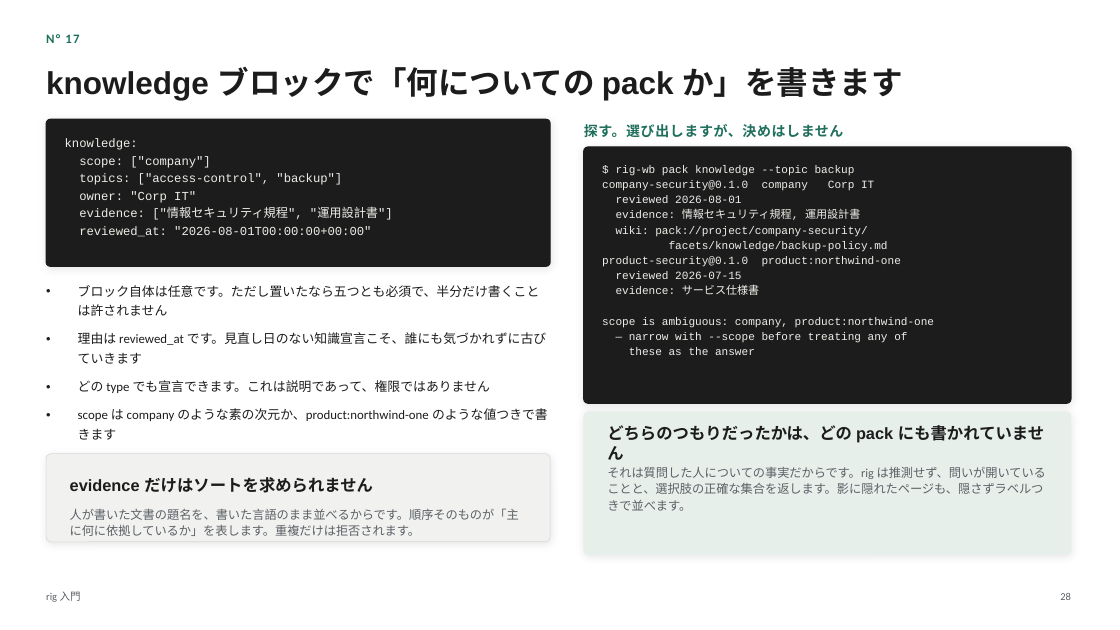
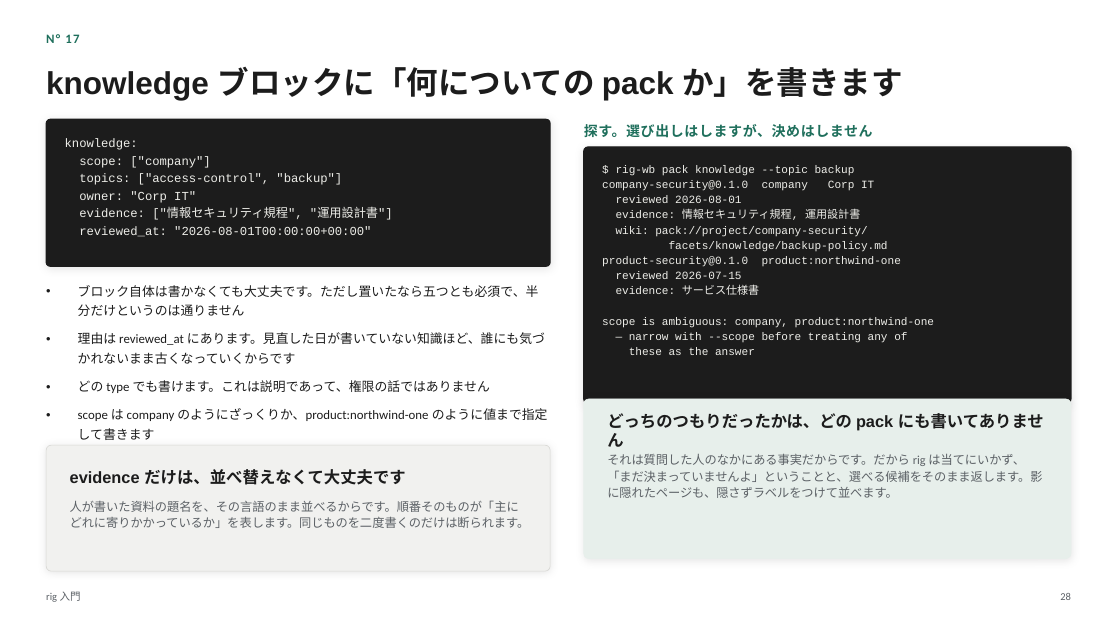
Before and after one commit to itoh-shun/rig, a slide deck: slide 28 of docs/onboarding/rig-intro.ja.pptx. Drawn at 1120x630 pixels with LibreOffice and Linux fonts; fonts in the diff are those of the drawing. Boxes give left, top, right and bottom in pixels: in the first picture for what was removed or moved away, otherwise in the second. Text is boxed around its words. In the diff, an @@ line names an element or a change of style, - is before the commit and + after.

```diff
--- a/docs/onboarding/rig-intro.ja.pptx
+++ b/docs/onboarding/rig-intro.ja.pptx
@@ text at box(46, 67, 903, 100): text changed @@
-knowledge ブロックで「何についての pack か」を書きます
+knowledge ブロックに「何についての pack か」を書きます
@@ text at box(584, 124, 873, 138): text changed @@
-探す。選び出しますが、決めはしません
+探す。選び出しはしますが、決めはしません
@@ text at box(78, 285, 548, 440): text changed @@
-• ブロック自体は任意です。ただし置いたなら五つとも必須で、半分だけ書くことは許されません
-• 理由は reviewed_at です。見直し日のない知識宣言こそ、誰にも気づかれずに古びていきます
-• どの type でも宣言できます。これは説明であって、権限ではありません
-• scope は company のような素の次元か、product:northwind-one のような値つきで書きます
+• ブロック自体は書かなくても大丈夫です。ただし置いたなら五つとも必須で、半分だけというのは通りません
+• 理由は reviewed_at にあります。見直した日が書いていない知識ほど、誰にも気づかれないまま古くなっていくからです
+• どの type でも書けます。これは説明であって、権限の話ではありません
+• scope は company のようにざっくりか、product:northwind-one のように値まで指定して書きます
@@ rounded rectangle: place and size @@
-rounded rectangle at box(584, 412, 1071, 555)
+rounded rectangle at box(584, 399, 1071, 559)
@@ rounded rectangle at box(584, 399, 1071, 559): proportions changed @@
@@ text at box(607, 413, 1044, 447): text changed @@
-どちらのつもりだったかは、どの pack にも書かれていません
+どっちのつもりだったかは、どの pack にも書いてありません
@@ rounded rectangle at box(46, 445, 550, 571): proportions changed @@
@@ rounded rectangle: place and size @@
-rounded rectangle at box(46, 454, 550, 542)
+rounded rectangle at box(46, 445, 550, 571)
@@ text at box(70, 469, 405, 485): text changed @@
-evidence だけはソートを求められません
+evidence だけは、並べ替えなくて大丈夫です
@@ text at box(607, 454, 1042, 498): text changed @@
-それは質問した人についての事実だからです。rig は推測せず、問いが開いていることと、選択肢の正確な集合を返します。影に隠れたページも、隠さずラベルつきで並べます。
+それは質問した人のなかにある事実だからです。だから rig は当てにいかず、「まだ決まっていませんよ」ということと、選べる候補をそのまま返します。影に隠れたページも、隠さずラベルをつけて並べます。
@@ text at box(70, 500, 530, 528): text changed @@
-人が書いた文書の題名を、書いた言語のまま並べるからです。順序そのものが「主に何に依拠しているか」を表します。重複だけは拒否されます。
+人が書いた資料の題名を、その言語のまま並べるからです。順番そのものが「主にどれに寄りかかっているか」を表します。同じものを二度書くのだけは断られます。
```
Also in this commit, not shown: 30 other slides changed, 4 other files.
